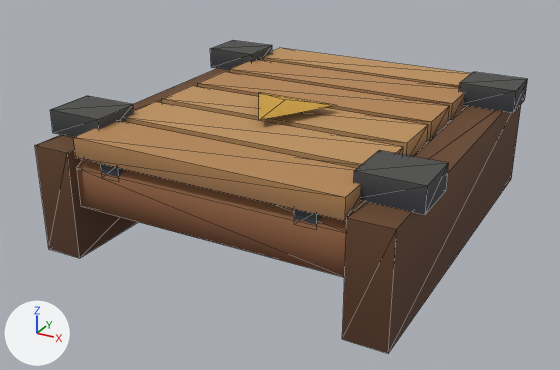
Before and after pictures for a commit that changed the glTF model exports/glb/machines/logi_wooden_belt.glb.
Camera for both pictures: a camera (50 mm lens) standing at (1.75, -3.44, 1.84) and looking at (-0.06, -0.14, 0.19). The lights are fixed; the arrows at lower left show +X, +Y and +Z. The picture after the commit comes second. Mesh edges are drawn as thin lines. Vertices at exactly the same position are counted once.

Names of what the first picture shows: 'logi_wooden_belt'.
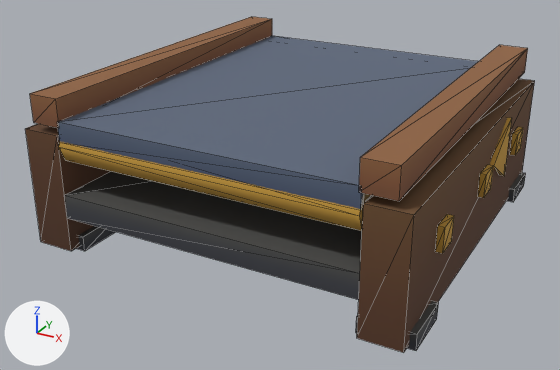
Pixel boxes (x1, y1, x2, y2) of what changed, in the pictures (560 x 370 px; the box of a moved part takes in the faces that stretch with it):
'logi_wooden_belt', reshaped (7% taller)
    before: (35, 40, 528, 353)
    after: (25, 17, 535, 352)
part 1 of me_logi_wooden_belt, added (brown)
    after: (25, 124, 111, 251)
part 2 of me_logi_wooden_belt, added (brown)
    after: (30, 17, 272, 128)
part 3 of me_logi_wooden_belt, added
    after: (76, 226, 115, 251)
part 4 of me_logi_wooden_belt, added (brown)
    after: (357, 79, 535, 352)
part 5 of me_logi_wooden_belt, added (brown)
    after: (359, 45, 528, 201)
part 6 of me_logi_wooden_belt, added (brown)
    after: (435, 214, 454, 253)
part 7 of me_logi_wooden_belt, added
    after: (478, 165, 493, 198)
part 8 of me_logi_wooden_belt, added
    after: (510, 127, 523, 155)
part 9 of me_logi_wooden_belt, added
    after: (356, 301, 438, 351)
part 10 of me_logi_wooden_belt, added
    after: (507, 172, 526, 202)
part 11 of me_logi_wooden_belt, added
    after: (64, 171, 362, 300)
part 12 of me_logi_wooden_belt, added (blue)
    after: (58, 36, 479, 209)
part 13 of me_logi_wooden_belt, added (brown)
    after: (59, 141, 372, 231)
part 14 of me_logi_wooden_belt, deleted (brown)
    before: (50, 40, 528, 278)
part 15 of me_logi_wooden_belt, moved or reshaped (not visible afterwards)
    before: (35, 68, 229, 258)
part 16 of me_logi_wooden_belt, moved or reshaped
    before: (342, 105, 521, 353)
    after: (490, 117, 512, 176)

Edits to the bpy script that builds the scene:
```text
Change me_logi_wooden_belt:
    used by ob_logi_wooden_belt; location = (0.0, 0.0, 0.0)
    remove me_logi_wooden_belt.from_pydata(...)  # 141 vertices, 214 faces; spans x -0.95..0.95, y -1.0..1.0, z 0.0..0.69
    add me_logi_wooden_belt.from_pydata(...)  # 172 vertices, 264 faces; spans x -0.99..0.99, y -1.0..1.0, z 0.0..0.8
    me_logi_wooden_belt part 1: a new loose piece, a box spanning x -0.96..-0.76, y -0.99..0.99, z 0.02..0.62, in mat_villagepalette (picture img_village_palette)
    me_logi_wooden_belt part 2: a new loose piece, a box spanning x -0.9..-0.74, y -0.99..0.99, z 0.66..0.8, in mat_villagepalette (picture img_village_palette)
    me_logi_wooden_belt part 3: a new loose piece, a box spanning x -0.99..-0.73, y -0.93..-0.67, z 0.0..0.08, in mat_villagepalette (picture img_village_palette)
    me_logi_wooden_belt part 4: a new loose piece, a box spanning x 0.76..0.96, y -0.99..0.99, z 0.02..0.62, in mat_villagepalette (picture img_village_palette)
    me_logi_wooden_belt part 5: a new loose piece, a box spanning x 0.74..0.9, y -0.99..0.99, z 0.66..0.8, in mat_villagepalette (picture img_village_palette)
    me_logi_wooden_belt part 6: a new loose piece, a box spanning x 0.96..0.99, y -0.68..-0.56, z 0.32..0.44, in mat_villagepalette (picture img_village_palette)
    me_logi_wooden_belt part 7: a new loose piece, a box spanning x 0.96..0.99, y -0.06..0.06, z 0.32..0.44, in mat_villagepalette (picture img_village_palette)
    me_logi_wooden_belt part 8: a new loose piece, a box spanning x 0.96..0.99, y 0.56..0.68, z 0.32..0.44, in mat_villagepalette (picture img_village_palette)
    me_logi_wooden_belt part 9: a new loose piece, a box spanning x 0.73..0.99, y -0.93..-0.67, z 0.0..0.08, in mat_villagepalette (picture img_village_palette)
    me_logi_wooden_belt part 10: a new loose piece, a box spanning x 0.73..0.99, y 0.67..0.93, z 0.0..0.08, in mat_villagepalette (picture img_village_palette)
    me_logi_wooden_belt part 11: a new loose piece, a box spanning x -0.76..0.76, y -0.99..0.99, z 0.2..0.32, in mat_villagepalette (picture img_village_palette)
    me_logi_wooden_belt part 12: a new loose piece, a box spanning x -0.75..0.75, y -0.99..0.99, z 0.59..0.69, in mat_villagepalette (picture img_village_palette)
    me_logi_wooden_belt part 13: a new loose piece, an 8-sided cylinder along x spanning x -0.75..0.75, y -1.0..-0.78, z 0.46..0.68, in mat_villagepalette (picture img_village_palette)
    me_logi_wooden_belt part 14: 15 loose pieces with 125 vertices, spanning x -0.95..0.95, y -0.97..0.98, z 0.16..0.69, are deleted
    me_logi_wooden_belt part 15: 8 vertices removed from x -0.9..-0.7, y -1.0..1.0, z 0.0..0.55; 6 vertices added at x -0.98..-0.95, y 0.11..0.39, z 0.26..0.58
    me_logi_wooden_belt part 16: 8 vertices removed from x 0.7..0.9, y -1.0..1.0, z 0.0..0.55; 6 vertices added at x 0.95..0.98, y 0.11..0.39, z 0.26..0.58
    other edits to the shape of me_logi_wooden_belt do not show in these pictures
```
